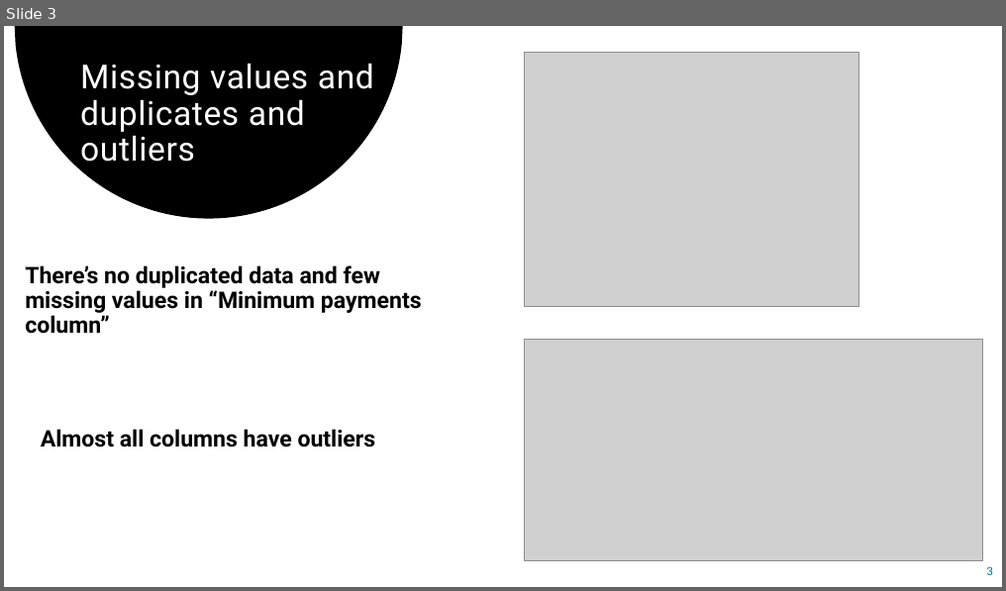
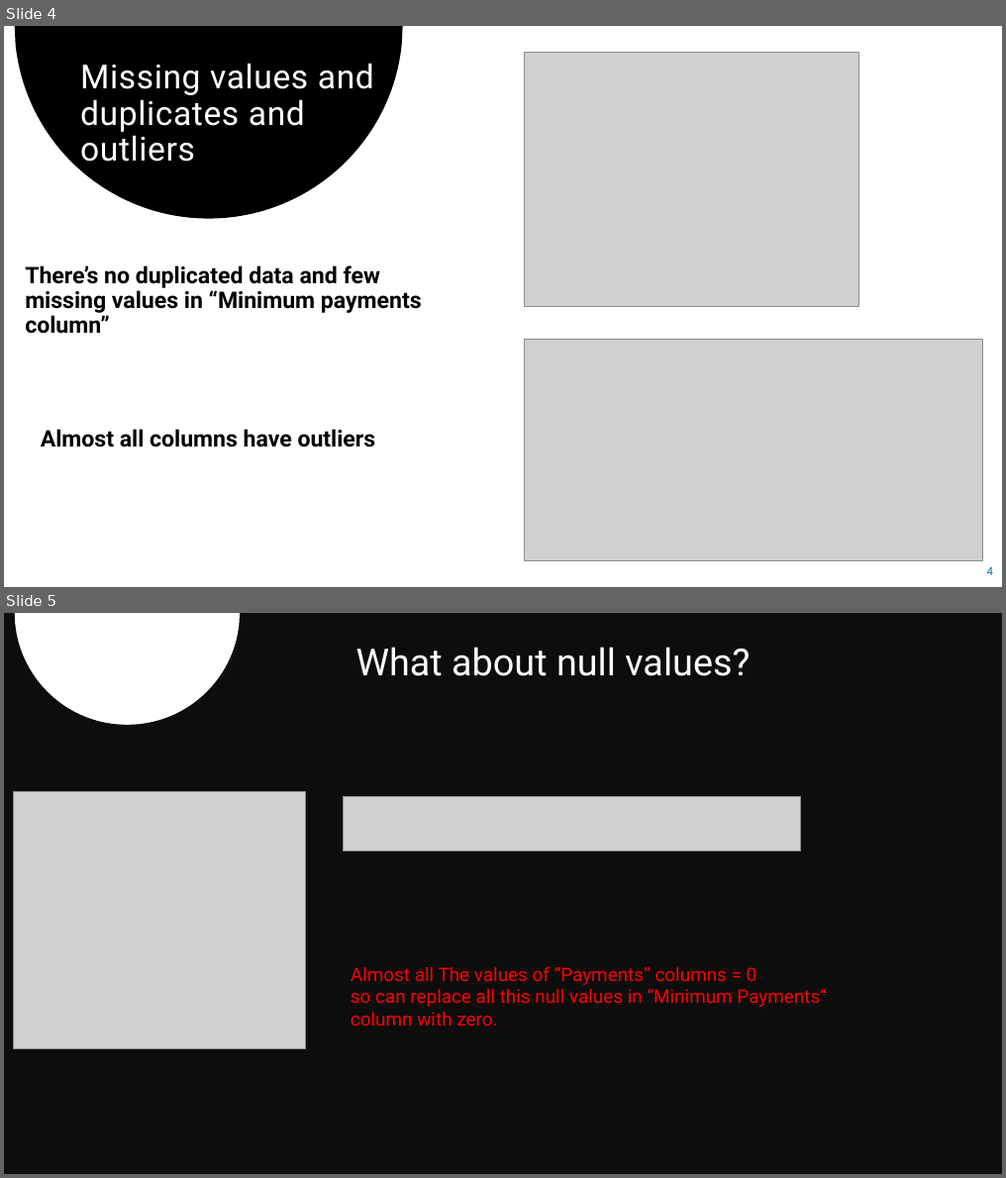
Before and after one commit to Reema-Khaseeb/clustering-credit-card-customer-segmentation, a slide deck: presentation/Credit Card Clustering.pptx. Shown one above the other, each under a label of ours: slide 3 before the commit, slides 4 and 5 after it. The pictures are 1006x591 and 1006x1178 pixels, drawn with LibreOffice and Linux fonts; fonts in the diff are those of the drawing; grey boxes stand for pictures. Boxes give left, top, right and bottom in pixels: in the first picture for what was removed or moved away, otherwise in the second. Text is boxed around its words. In the diff, an @@ line names an element or a change of style, - is before the commit and + after.

```diff
--- a/presentation/Credit Card Clustering.pptx
+++ b/presentation/Credit Card Clustering.pptx
@@ slide 5 added at [4, 613, 1002, 1174], background #0D0D0D @@
@@ freeform shape added at [15, 613, 240, 725], fill #FFFFFF @@
@@ text added at [356, 647, 749, 676], 36 pt, text gradient #F8FDFF to #FFFFFF @@
+What about null values?
@@ picture added at [14, 792, 305, 1049] @@
@@ picture added at [344, 796, 801, 851] @@
@@ text added at [350, 966, 826, 1026], 18 pt, text #FF0000 @@
+Almost all The values of “Payments” columns = 0
+so can replace all this null values in “Minimum Payments“ column with zero.
@@ what was slide 3 is now slide 4 @@
@@ page number at [987, 568, 993, 575]: text changed @@
-3
+4
```
Also in this commit, not shown: 1 slide changed, 14 other slides added.
